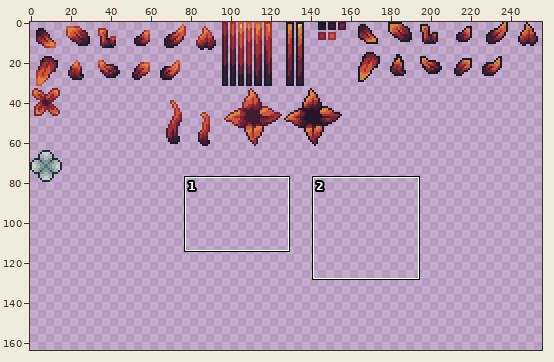
Pixel-art file, stored at Asesprite/Fierie/Fierie.aseprite. Above: a wide view before the commit, with the close-up outlined.
Close-up. Old version:
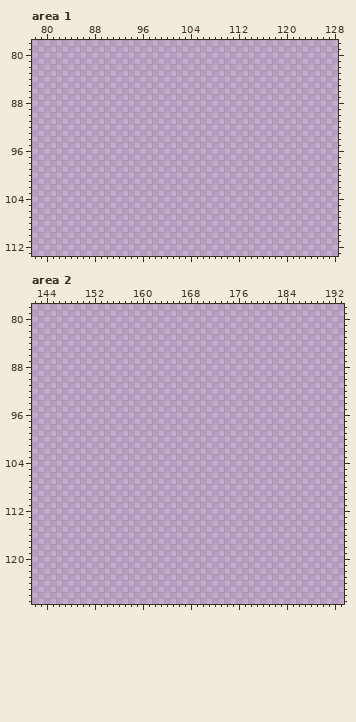
320x320 pixels, 1 frame. Shown: area 1: x 78..128, y 78..113; area 2: x 142..193, y 78..127. The old version is drawn lined up with the new one, on the new canvas. The wide view leaves out empty margins. The commit also changed other parts of the picture, which this record leaves out.
The result:
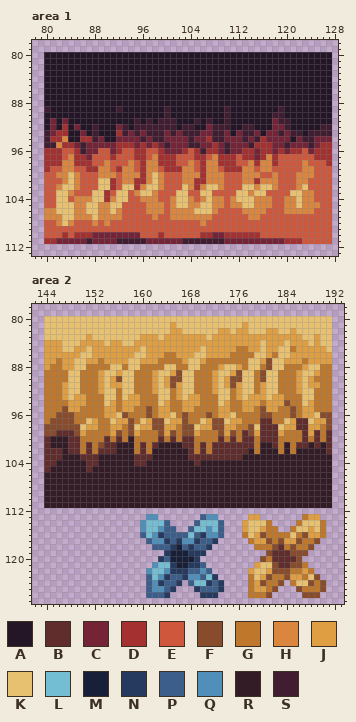
Palette (. is transparent): A #241527  B #602c2c  C #752438  D #a53030  E #cf573c  F #884b2b  G #be772b  H #da863e  J #de9e41  K #e8c170  L #73bed3  M #172038  N #253a5e  P #3c5e8b  Q #4f8fba  R #341c27  S #411d31
The edit:
canvas 320x320 -> 256x256 (the part of the old canvas that was cut away was empty and is not shown)
Area 1:
y 80..88: x 80..127 ................................................ -> AAAAAAAAAAAAAAAAAAAAAAAAAAAAAAAAAAAAAAAAAAAAAAAA
y 89: x 80..127 ................................................ -> SAAAAAAAAAAASAAAAAAASAAAAAAAAASAAAAAAAASAAAAAAAA
y 90: x 80..127 ................................................ -> AAAAAAAAAAAAAAAAAAAASAAAAAAAAASAAAAAAASSAAAAAAAA
y 91: x 80..127 ................................................ -> ACACAAAAAAAAAAASASASSSAAASASAASAAAAAAACSSAAAAAAA
y 92: x 80..127 ................................................ -> ACADACAASAAACSASSSSSSSASSAACSSSAASSAAACCSAAAAASS
y 93: x 80..127 ................................................ -> SCDDAACASAAADSCSCSSSCSCSSSCCSSCACSSCACCSCSSASSSS
y 94: x 80..127 ................................................ -> SDDHAADDSCAACCCCSCSSCCCCSCCDSSCCCSCSDCCCCACSSCCC
y 95: x 80..127 ................................................ -> SSHDDCSCCCCCDDDCDCDCSCCCSSCCDCSCCCSDDDCCSCCCSCDD
y 96: x 80..127 ................................................ -> DDDEEDSCCEECDEEDDEEDCCCDEDSDDCSCCDDCDDCDCDDECDDD
y 97: x 80..127 ................................................ -> DDDEHDDCEEEDEEEDDEHDDDEEEDDEHDDDEDDCDHDEEEEEEDDD
y 98: x 80..127 ................................................ -> DDDHHDDDEEHEEEHEDHHDDDEEHEDHHDDDEEHDHHDEEEEHEEED
y 99: x 80..127 ................................................ -> DEEHHEEDDHHEDHHEDHHEDDDHHEDHHEDDDHHEHHEEEEEHHEEE
y 100: x 80..127 ................................................ -> EEHHKHEEEHHHEHHHDHKHEEEHHHDHHHEEEHHHEEHEEEHHHEEE
y 101: x 80..127 ................................................ -> EEEHKHEEEKKDEHHDDHKHEEEHHDDHHHEEEHHDHHHEEEHHEEEE
y 102: x 80..127 ................................................ -> EEHKKHEEEKKDEKKDHKKHEEEKHDHKKHEEEKKHKKHEEEHKEEEE
y 103: x 80..127 ................................................ -> EEKKHEEEKKDEKKEHKKHEEEKKEEKKEEEEKKHKKEEEEKKHHEEE
y 104: x 80..127 ................................................ -> EEKKEHHHKKDHKKEEHHHEEHKKHEHKHHEHKKKHHHEEHHKHHEEE
y 105: x 80..127 ................................................ -> EEKKKHHKKHHKKEEEEHHHEHKKHHKKHHEHHKKHHHEEHHKHHHEE
y 106: x 80..127 ................................................ -> HHKKKHHKKHHKHEEEEHHHEHHHHKKKHEEEEHHHHEEEHHHHHEEE
y 107: x 80..127 ................................................ -> HHHKKHHHKHHHHEEEEEHEEHHHHHHHEEEEEEHHEEEEEEEEEEEE
y 108: x 80..127 ................................................ -> EEHKHEEEHEHEEEEEEEEEEEEEEEHEEEEEEEEEEEEEEEEEEEEE
y 109: x 80..127 ................................................ -> EEEEEEEEEEEEEEEEEEEEEEEEEEEEEEEEEEEEEEEEEEEEEEEE
y 110: x 80..127 ................................................ -> EEEDEDDDCCCCCCCCEEEDEEEEEEDDCCDDDDDDEEEEEEEEEEEE
y 111: x 80..127 ................................................ -> DDCCCCCSCCCCSSSSSCCCCCCSSSSSSSCCCCCCCCCCDDDEEEEE
Area 2:
y 80: x 144..191 ................................................ -> KKKKKKKKKKKKKKKKKKKKKKKKKKKKKKKKKKKKKKKKKKKKKKKK
y 81: x 144..191 ................................................ -> KKKKKKKKKKKKKKKKKKKKKJKKKKKKKKKKKJKKKKKKKKKKKKKK
y 82: x 144..191 ................................................ -> KKKKKKKKKKKKKKKKKKKKKJJKKKKKKJJKJJKKKJJKKJKKKKKK
y 83: x 144..191 ................................................ -> KKKKKKKJKKKKKKKKJJJKJJJJJJJKJJJJJJJJJJJJJJJKKJKK
y 84: x 144..191 ................................................ -> JJJKKKJJJJKJJKKJJJJJJJJJJJJJJJJJJJJJKJJJKJJJKJKK
y 85: x 144..191 ................................................ -> JJJKKJJKJJJJJJJJKJJJJJJJJJKJJJJJGGJJKJJKKGJJJJJK
y 86: x 144..191 ................................................ -> JJJJJJKKJJJJJJJKKJJJGGJJJKKJJJJGGGGKKJGKKJJJJJJJ
y 87: x 144..191 ................................................ -> JJGJJKKJJGJJJJKKJJJGGGGJKKJGGGGGGGKKJFKKJJJGJJJJ
y 88: x 144..191 ................................................ -> JGGJJKKGGGGKKGKKGGGGKKGGKKGGGJKKJGKKGFKKGGGJKKGG
y 89: x 144..191 ................................................ -> GGGGKKGGGJKKJKKGGGJKKJFKKGGGJKKJFKKGFKKGGGJKKJGG
y 90: x 144..191 ................................................ -> GGGGKKGGGJKJFKKGGGJKJFFKKGGGJKJFFKKGFKKGGGJKJGGG
y 91: x 144..191 ................................................ -> GGGJKKGGGJKJJKKGGGJKJFJKKGGGJKJFJKKGJKKGGGJKJJGG
y 92: x 144..191 ................................................ -> GGGJKKGGGJKKGKKGGGJKKGJKKGGGJKKGJKKGJKKGGGJKKGGG
y 93: x 144..191 ................................................ -> GGGJKJJGGGKKGKJJGGGKKGJKJJGGGKKGJKJJJKJJGGGKKGGG
y 94: x 144..191 ................................................ -> GGGGJJJGGGKJGJJJGGGKJGGJJJGGGKJGGJJJGJJJFGGKJGGG
y 95: x 144..191 ................................................ -> GGGFJJGGGGJJGJJGGFGJJGGJJGGGGJJGGJJGFJJGGFGJJGGG
y 96: x 144..191 ................................................ -> GGFFFGGGGGJJKFGGGFGJJKGFGGGFGJJKGGGGFFGGGFGJJKFF
y 97: x 144..191 ................................................ -> GFFFFGGKJGGKJJFGKJFFKJJFGGKJFFKJJGGGBBGGKJBBKJJF
y 98: x 144..191 ................................................ -> FFFFFFKJJGGJJGFKJJFFJJGFFKJJFFJJGGFKBBBKJJBBJJGF
y 99: x 144..191 ................................................ -> FFBBBFJGGGGJFGFJGGGFJFGFFJGGGFJFGBFJBBBJGGGBJBGB
y 100: x 144..191 ................................................ -> BRRRBBGGGGBGBGRGGGGBGBGBBGGGGBGBGBBGBBBGGGGBGBGB
y 101: x 144..191 ................................................ -> BRRRBBGBGFBBRRRGBGBRRRRBBGBGBBBBBBBGRRBGRGBBRBRB
y 102: x 144..191 ................................................ -> BBBRBBGBGBBBRRRGBGRRRRRRBGBGBBBBBBRGRRRGRGRRRRRB
y 103: x 144..191 ................................................ -> BBBRRRBBBRRRRRRBBBRRRRRRBBBBBBBBBRRRRRRRRRRRRRRR
y 104: x 144..191 ................................................ -> BBRRRRRBBRRRRRRBBRRRRRRRRBRRRRRRRRRRRRRRRRRRRRRR
y 105: x 144..191 ................................................ -> BRRRRRRBRRRRRRRRRRRRRRRRRRRRRRRRRRRRRRRRRRRRRRRR
y 106..111: x 144..191 ................................................ -> RRRRRRRRRRRRRRRRRRRRRRRRRRRRRRRRRRRRRRRRRRRRRRRR
y 113: x 161..162 .. -> QQ; x 170..172 ... -> PQQ; x 178..179 .. -> JJ; x 187..189 ... -> GJJ
y 114: x 160..164 ..... -> QLLLP; x 169..173 ..... -> PLLLP; x 177..181 ..... -> JKKKG; x 186..190 ..... -> GKKKG
y 115: x 160..165 ...... -> QLLQPP; x 168..173 ...... -> PLLQLP; x 177..182 ...... -> JKKJGG; x 185..190 ...... -> GKKJKG
y 116: x 160..173 .............. -> PLQNPPPPLPNQQP; x 177..190 .............. -> GKJFGGGGKGFJJG
y 117: x 161..172 ............ -> PQQNPNQQNPPN; x 178..189 ............ -> GJJFGFJJFGGF
y 118: x 162..171 .......... -> PPPNMPNPPN; x 179..188 .......... -> GGGFBGFGGF
y 119: x 164..170 ....... -> NMMMNNN; x 181..187 ....... -> FBBBFFF
y 120: x 163..169 ....... -> NPMMMMN; x 180..186 ....... -> FGBBBBF
y 121: x 162..170 ......... -> QLLNMMNNP; x 179..187 ......... -> JKKFBBFFG
y 122: x 161..171 ........... -> QLLQNNNPPQP; x 178..188 ........... -> JKKJFFFGGJG
y 123: x 161..172 ............ -> PLQNPPNQQPLN; x 178..189 ............ -> GKJFGGFJJGKF
y 124: x 161..166 ...... -> PQNPPN; x 168..173 ...... -> PLLNPN; x 178..183 ...... -> GJFGGF; x 185..190 ...... -> GKKFGF
y 125: x 161..165 ..... -> PQQPN; x 169..173 ..... -> NPPPN; x 178..182 ..... -> GJJGF; x 186..190 ..... -> FGGGF
y 126: x 161..164 .... -> PPPN; x 170..172 ... -> NNN; x 178..181 .... -> GGGF; x 187..189 ... -> FFF
